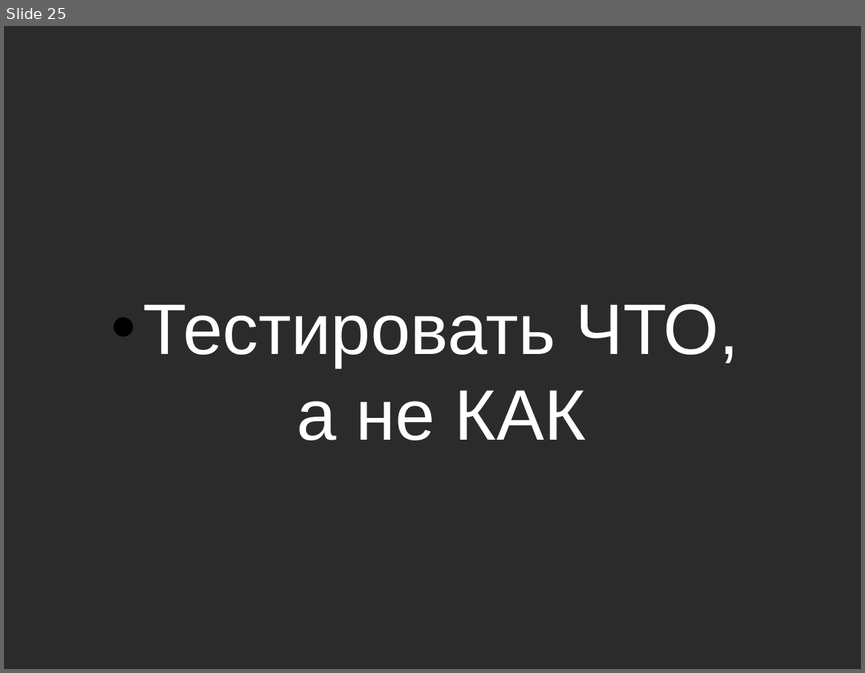
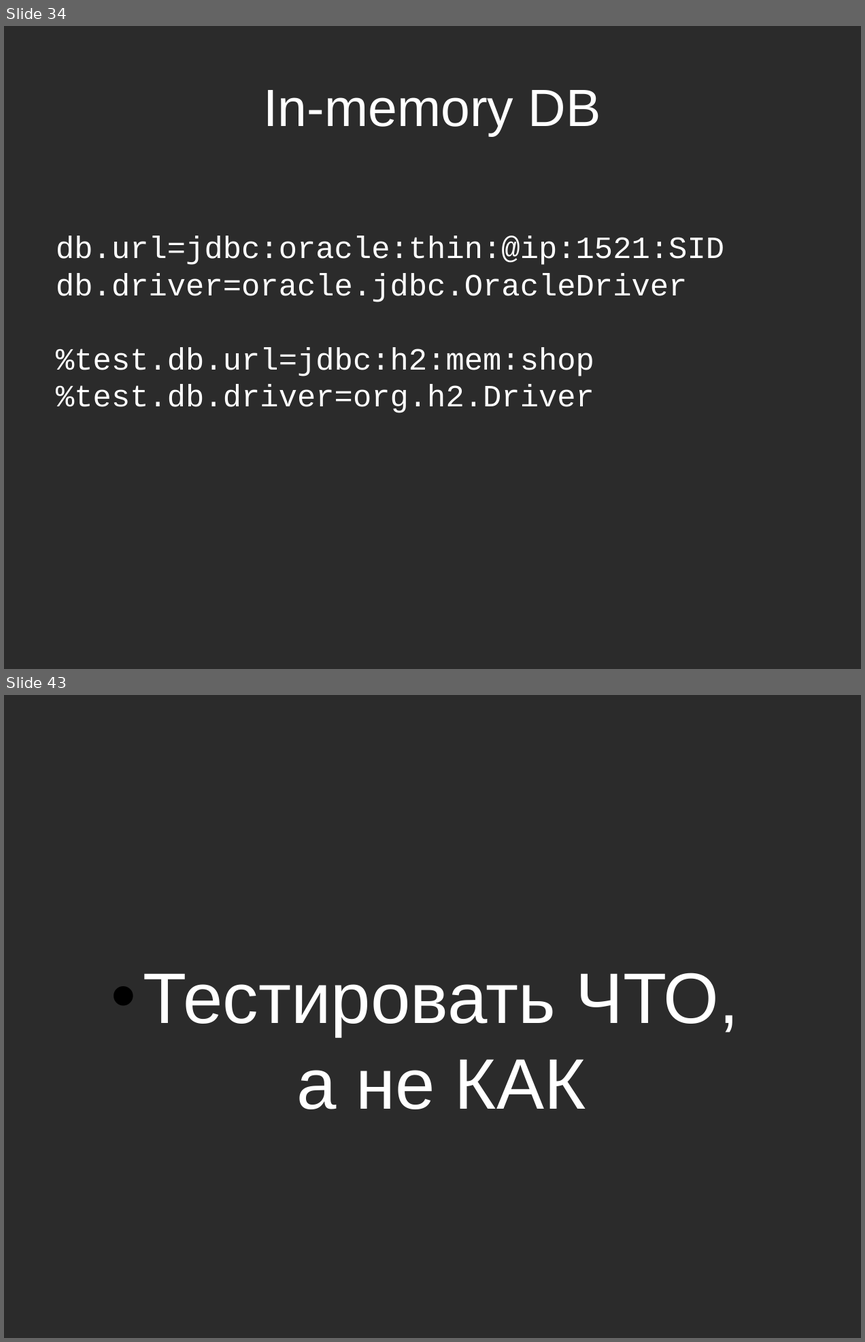
Before and after one commit to asolntsev/presentations, a slide deck: ui-tests/the_fast_and_the_continuous.seleniumcamp2014.odp. Shown one above the other, each under a label of ours: slide 25 before the commit, slides 34 and 43 after it; the slides between them are not shown. The pictures are 865x673 and 865x1342 pixels, drawn with LibreOffice and Linux fonts; fonts in the diff are those of the drawing; background and template pictures are left out; a plain dark background stands for a picture behind light text. Boxes give left, top, right and bottom in pixels: in the first picture for what was removed or moved away, otherwise in the second. Text is boxed around its words. In the diff, an @@ line names an element or a change of style, - is before the commit and + after.

```diff
--- a/ui-tests/the_fast_and_the_continuous.seleniumcamp2014.odp
+++ b/ui-tests/the_fast_and_the_continuous.seleniumcamp2014.odp
@@ slide 34 added at (4, 26, 861, 669), background picture (left out) @@
@@ title added at (264, 90, 601, 136), 44 pt, text #FFFFFF @@
+In-memory DB
@@ text added at (56, 236, 724, 413), 26 pt, text #FFFFFF @@
+db.url=jdbc:oracle:thin:@ip:1521:SID
+db.driver=oracle.jdbc.OracleDriver
+%test.db.url=jdbc:h2:mem:shop
+%test.db.driver=org.h2.Driver
@@ what was slide 25 is now slide 43 @@
```
Also in this commit, not shown: 6 slides changed, 21 other slides added, 3 slides removed.
